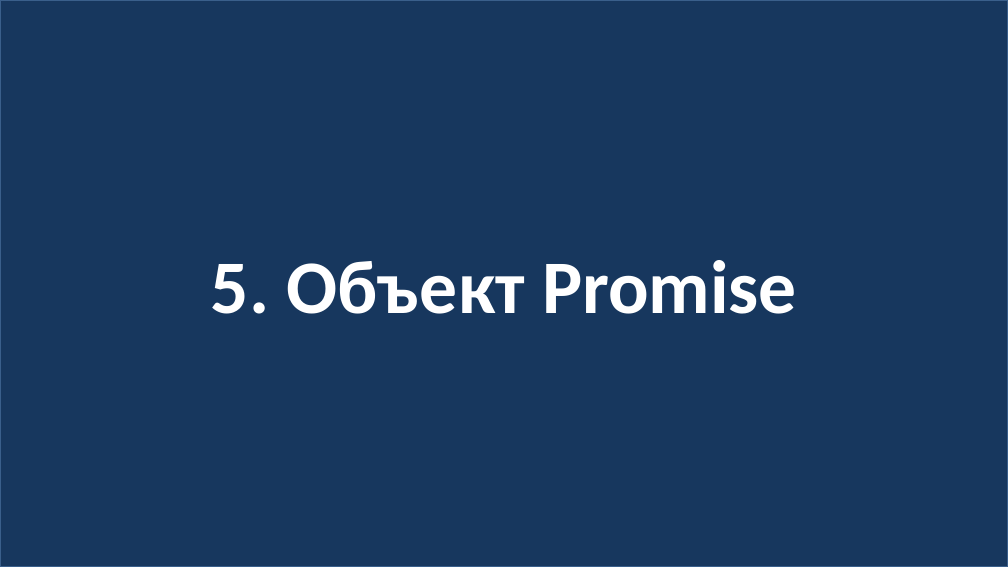
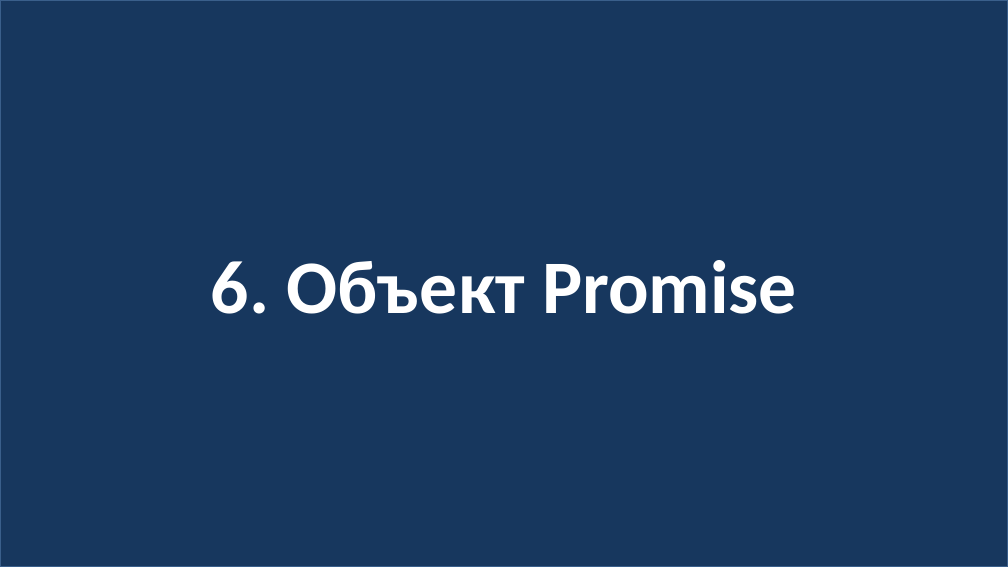
Before and after one commit to js-14-ort-dnipro/lesson02, a slide deck: slide 19 of lesson02.pptx (slide 17 before the commit). Drawn at 1008x567 pixels with LibreOffice and Linux fonts; fonts in the diff are those of the drawing. Boxes give left, top, right and bottom in pixels: in the first picture for what was removed or moved away, otherwise in the second. Text is boxed around its words. In the diff, an @@ line names an element or a change of style, - is before the commit and + after.

```diff
--- a/lesson02.pptx
+++ b/lesson02.pptx
@@ text in rectangle at bbox=[211, 260, 797, 314]: text changed @@
-5. Объект Promise
+6. Объект Promise
```
Also in this commit, not shown: 6 other slides changed, 2 other files.
